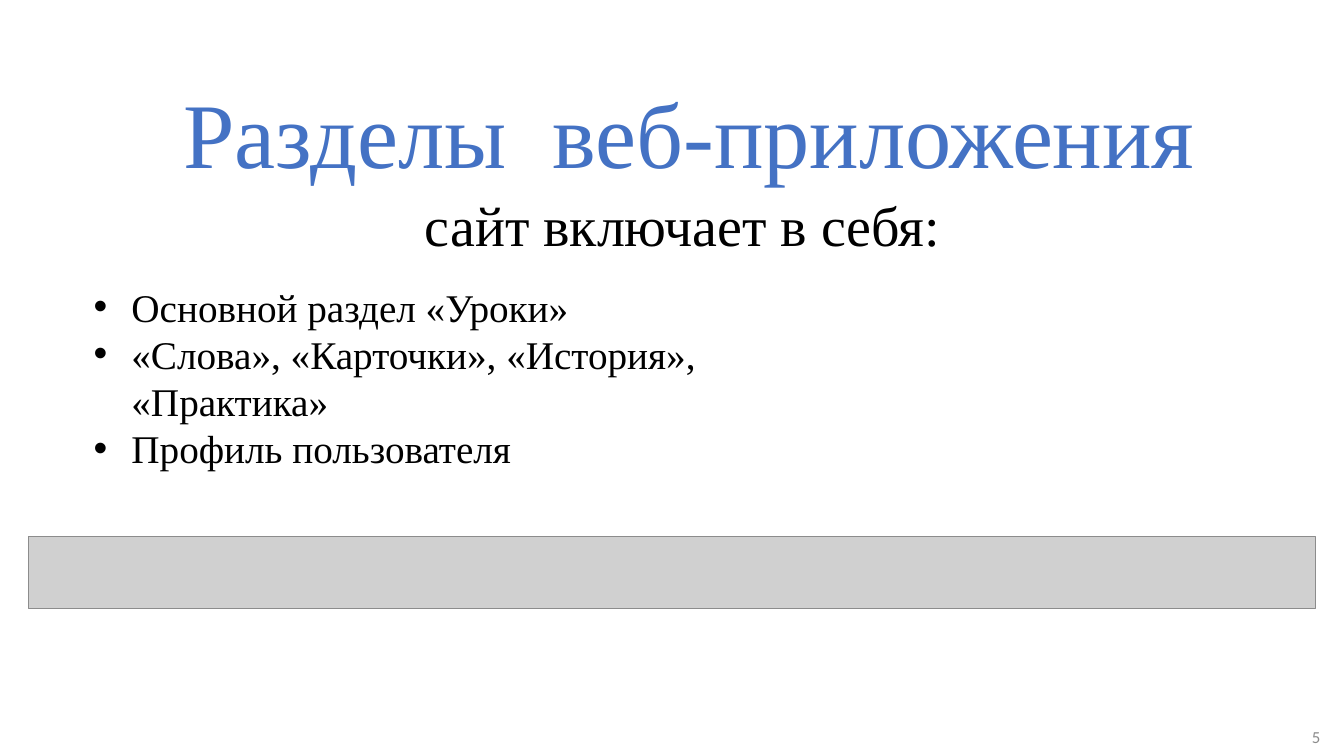
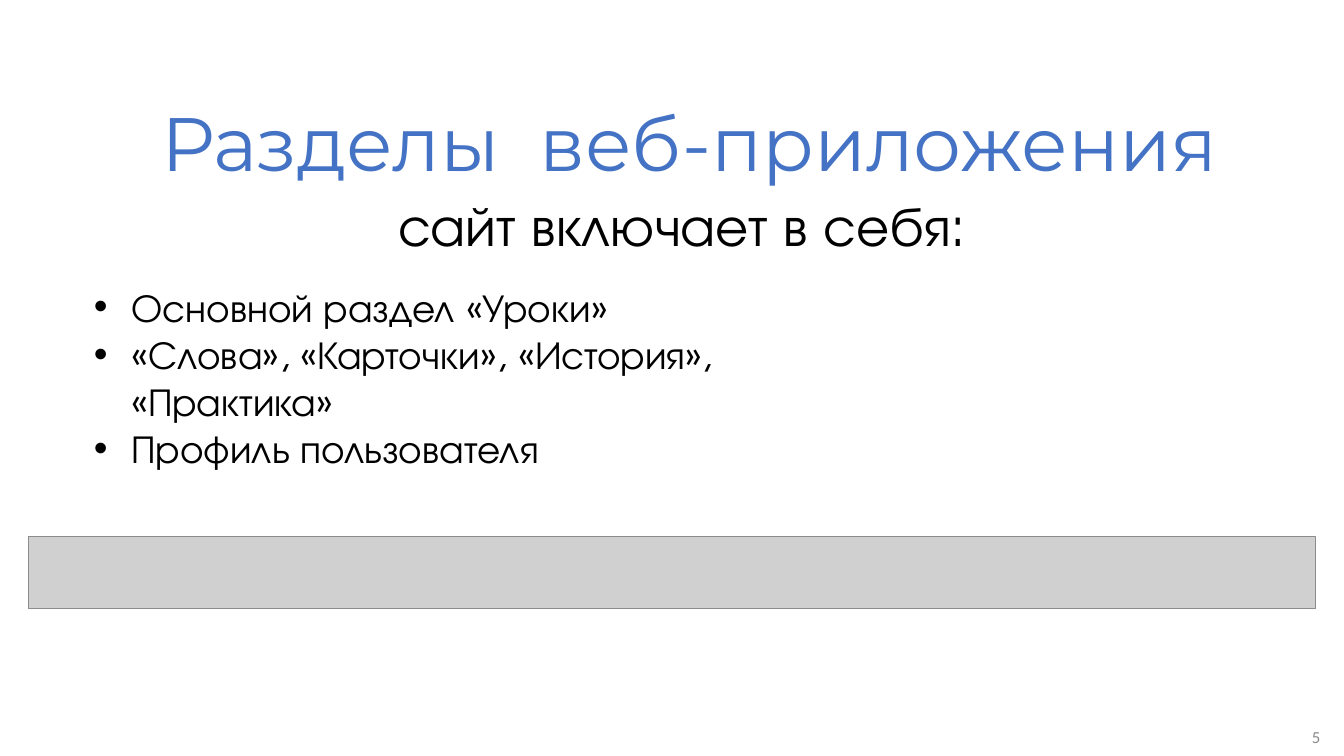
Before and after one commit to swift75/Chinese-liceum, a slide deck: slide 4 of chineseliceum_presentation.pptx. Drawn at 1344x756 pixels with LibreOffice and Linux fonts; fonts in the diff are those of the drawing; grey boxes stand for pictures; background and template pictures are left out. Boxes give left, top, right and bottom in pixels: in the first picture for what was removed or moved away, otherwise in the second. Text is boxed around its words. In the diff, an @@ line names an element or a change of style, - is before the commit and + after.

```diff
--- a/chineseliceum_presentation.pptx
+++ b/chineseliceum_presentation.pptx
@@ title "Разделы веб-приложения" at (161, 113, 1217, 186): size 66 to 54 pt, font Times New Roman to Montserrat @@
@@ subtitle "сайт включает в себя:" at (398, 208, 951, 247): font Times New Roman to TeX Gyre Adventor @@
@@ text "Основной раздел «Уроки»" at (132, 295, 685, 470): font Times New Roman to TeX Gyre Adventor @@
```
Also in this commit, not shown: 11 other slides changed.
